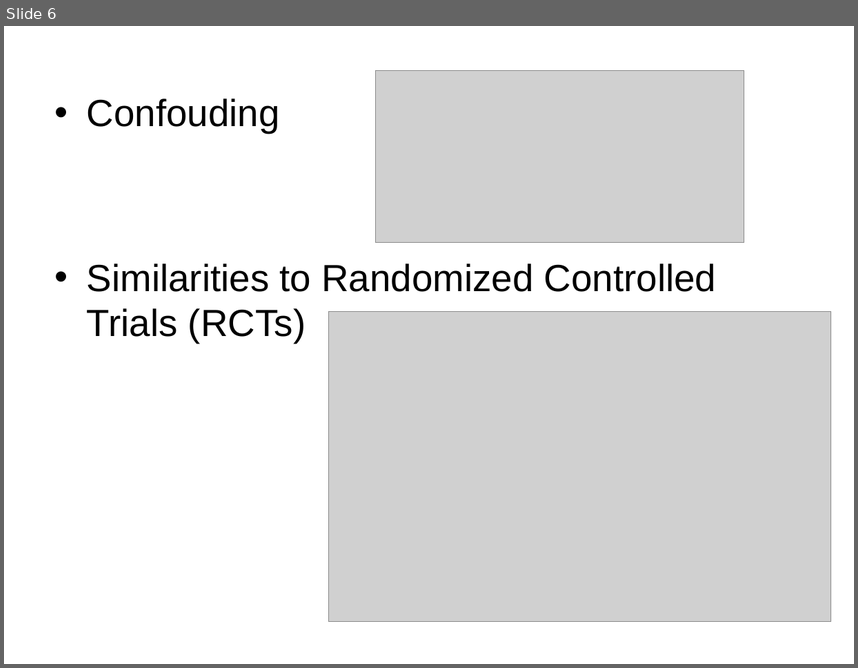
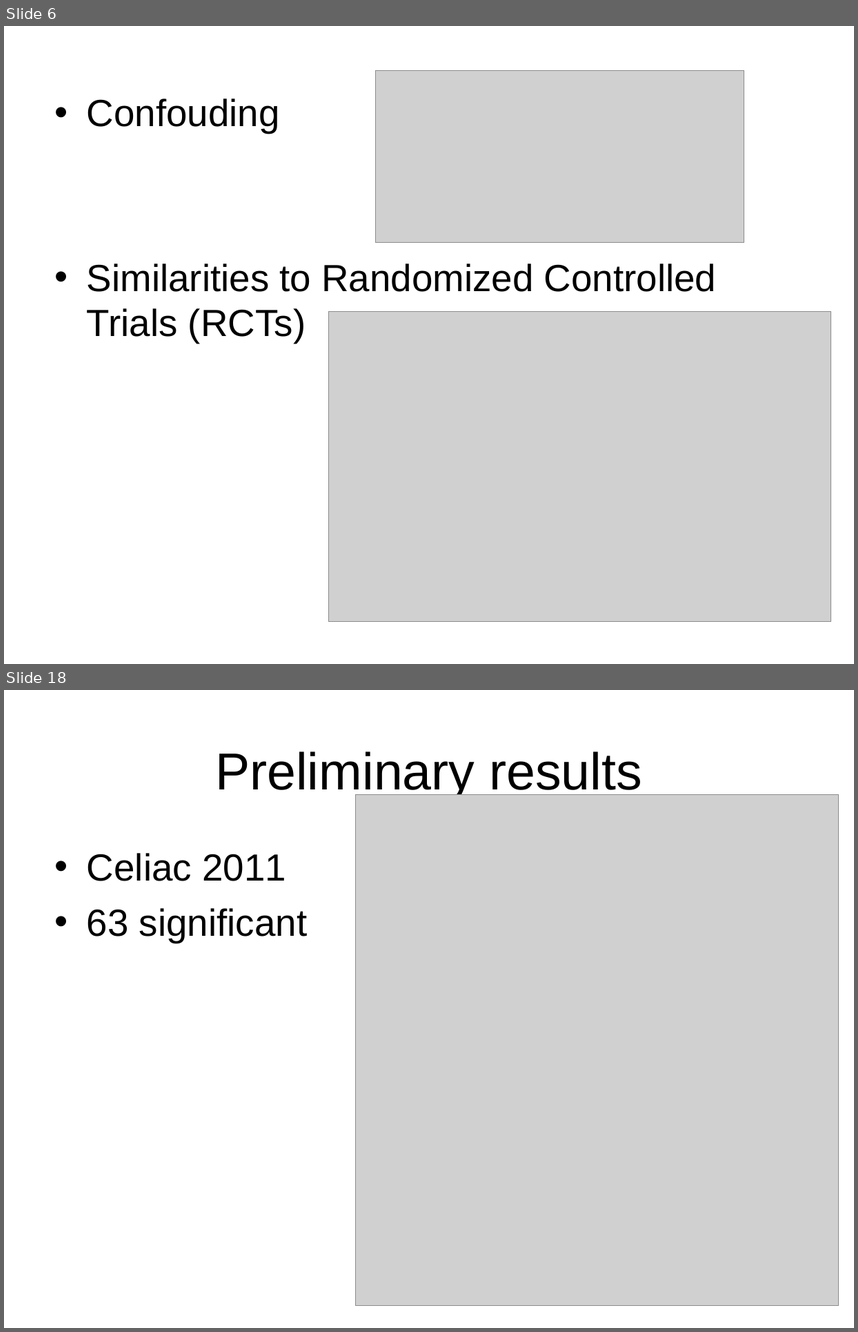
Before and after one commit to matthijsknigge/mendelianrandomization, a slide deck: internship/presentation.ppt. Shown one above the other, each under a label of ours: slide 6 before the commit, slides 6 and 18 after it; the slides between them are not shown. The pictures are 858x668 and 858x1332 pixels, drawn with LibreOffice and Linux fonts; fonts in the diff are those of the drawing; grey boxes stand for pictures. Boxes give left, top, right and bottom in pixels: in the first picture for what was removed or moved away, otherwise in the second. Text is boxed around its words. In the diff, an @@ line names an element or a change of style, - is before the commit and + after.

```diff
--- a/internship/presentation.ppt
+++ b/internship/presentation.ppt
@@ slide 18 added at [4,690,854,1328], background #FFFFFF @@
@@ title added at [215,751,642,799], 44 pt, text #000000 @@
+Preliminary results
@@ picture added at [355,795,838,1305] @@
@@ text added at [87,853,307,942], 32 pt, text #000000 @@
+• Celiac 2011
+• 63 significant
```
Also in this commit, not shown: 4 slides changed, 14 other slides added, 1 slide removed, 4 other files.
